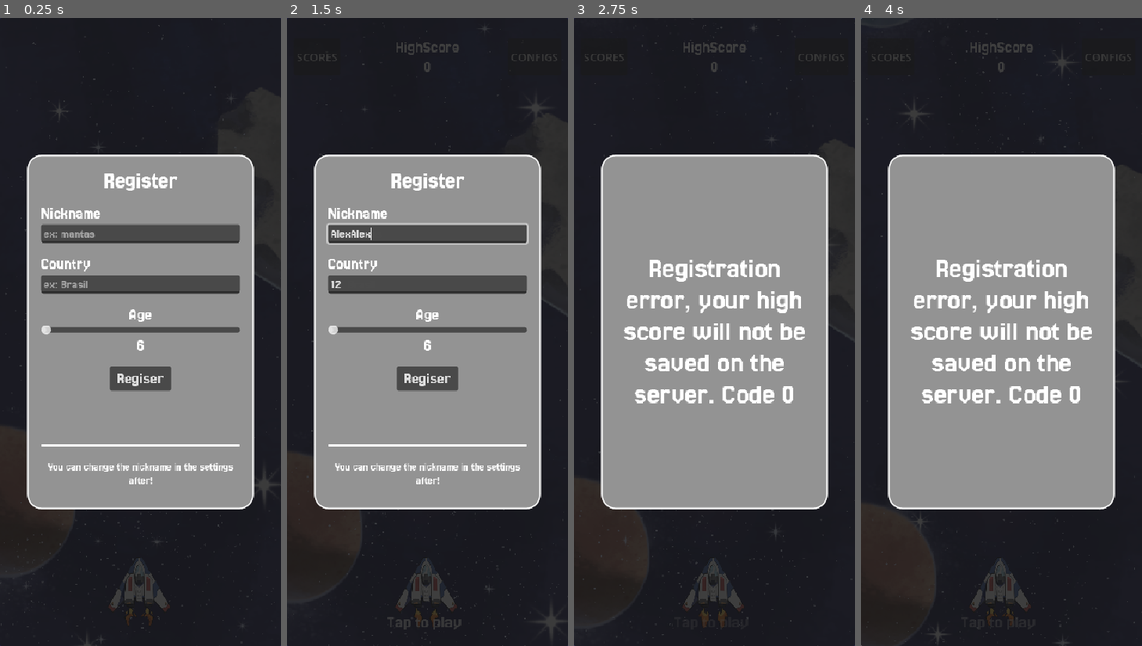
Above: before the commit, frames 1-4 (left to right).
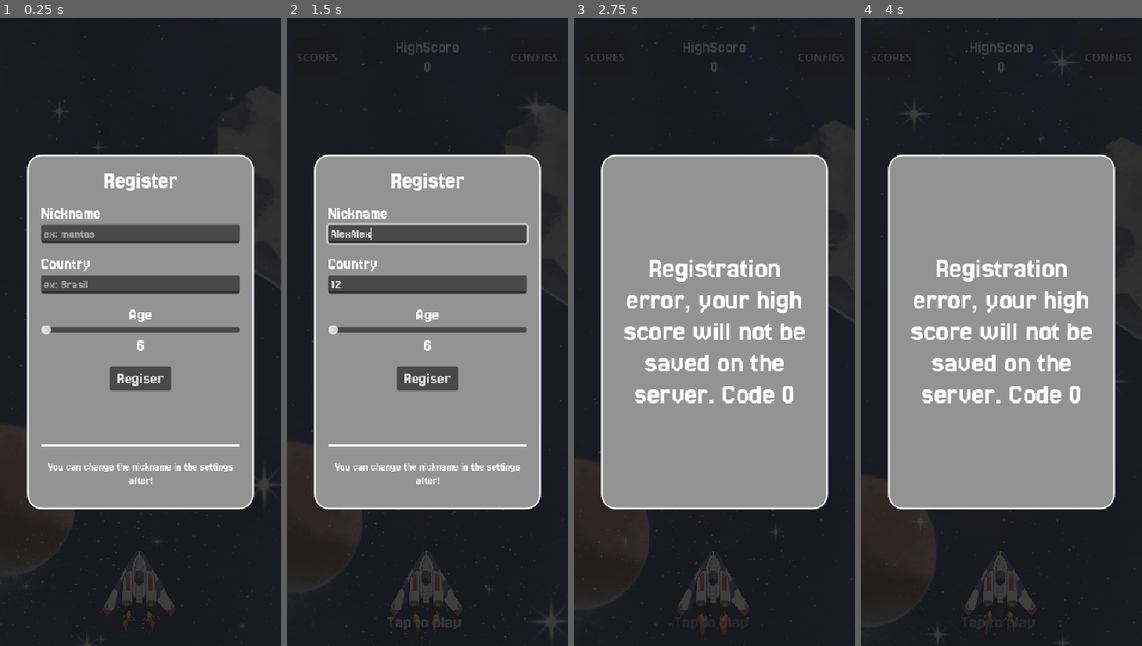
Above: after the commit, the same moments.

Repository: Juawo/space-shooter
Game: Godot game, scene res://scenes/game/main.tscn
The game is run twice, just before and just after one commit, with the same random seed, the same clock (stepped at 60 frames per second) and the same inputs. The engine's default icon, where the game draws it, is replaced by a stand-in: a white triangle on a blue panel in a dark square.
Inputs (mouse positions are in pixels of both pictures, inside the frame that each line leads up to):
- Up to frame 1 (0.25 s): no input
- Up to frame 2 (1.5 s): click (427, 231) at 0.52 s; type "Alex" at 0.6 s; click (427, 281) at 0.75 s; type "12" at 0.83 s; click (427, 231) at 0.98 s; type "Alex" at 1.07 s; click "SCORES" at 1.25 s
- Up to frame 3 (2.75 s): click "Regiser" at 2 s
- Up to frame 4 (4 s): click "CONFIGS" at 2.75 s; tap Enter at 3.5 s; move the mouse to (1001, 332) at 3.52 s; hold Right (ui_right) from 3.53 s (still down); click (1001, 332) at 3.67 s

The runs differ from the first frame. In frame 1, 0.6% of the frame differs, in the area x 36-100%, y 40-98%; in frame 2, 0.6%; in frame 3, 0.7%; in frame 4, 0.7%, in the area x 0-100%, y 0-100%.

Commit message:
feat: update background layers and player settings for improved visuals and performance

Diff:
--- a/scenes/game/background/background_layered.tscn
+++ b/scenes/game/background/background_layered.tscn
@@ -20,7 +20,7 @@
 [node name="layer2" type="Parallax2D" parent="."]
 scroll_scale = Vector2(0, 0.3)
 repeat_size = Vector2(0, 1834)
-autoscroll = Vector2(0, 30)
+autoscroll = Vector2(0, 20)
 ignore_camera_scroll = true
 
 [node name="Sprite2D" type="Sprite2D" parent="layer2"]
--- a/scenes/game/player/player.tscn
+++ b/scenes/game/player/player.tscn
@@ -123,7 +123,7 @@
 "duration": 1.0,
 "texture": ExtResource("26_30wld")
 }],
-"loop": true,
+"loop": false,
 "name": &"muzzle_flash",
 "speed": 20.0
 }]
@@ -134,6 +134,7 @@
 [node name="Player" type="CharacterBody2D"]
 process_mode = 1
 z_index = 10
+scale = Vector2(1.2, 1.2)
 collision_mask = 26
 script = ExtResource("1_1hecf")
 
@@ -151,6 +152,7 @@
 frame_progress = 0.33490074
 
 [node name="muzzle_flash_animation" type="AnimatedSprite2D" parent="."]
+process_mode = 3
 visible = false
 position = Vector2(0, -87)
 sprite_frames = SubResource("SpriteFrames_82yl3")
@@ -158,15 +160,15 @@
 
 [node name="Sprite" type="Sprite2D" parent="."]
 visible = false
-position = Vector2(-5.9604645e-08, 0)
-scale = Vector2(5, 5)
+position = Vector2(0, -0.41666198)
+scale = Vector2(6.1111107, 5.7222223)
 texture = ExtResource("1_apxxd")
 
 [node name="Hitbox" type="Area2D" parent="."]
 collision_mask = 10
 
 [node name="CollisionShape2D" type="CollisionShape2D" parent="Hitbox"]
-position = Vector2(1, -11.5)
+position = Vector2(3.500003, -17.33333)
 shape = SubResource("RectangleShape2D_t5cse")
 debug_color = Color(0.9353768, 2.0311178e-05, 0.63873893, 0.41960785)
 
--- a/scenes/ui/Settings/settings.tscn
+++ b/scenes/ui/Settings/settings.tscn
@@ -1,9 +1,10 @@
-[gd_scene load_steps=9 format=3 uid="uid://bcj3rjhiu6pbd"]
+[gd_scene load_steps=10 format=3 uid="uid://bcj3rjhiu6pbd"]
 
 [ext_resource type="Script" uid="uid://bpl058yad5e01" path="res://scripts/ui/Settings/settings.gd" id="1_gxyng"]
 [ext_resource type="PackedScene" uid="uid://set2xcrxaxm8" path="res://scenes/game/background/background.tscn" id="1_ts13i"]
 [ext_resource type="FontFile" uid="uid://d30hgfkq7jl3v" path="res://assets/ui/fonts/Jersey_25/Jersey25-Regular.ttf" id="2_83c71"]
 [ext_resource type="ButtonGroup" uid="uid://ufcbx7y462q8" path="res://scenes/ui/Settings/controlbuttongroup.tres" id="4_w3asu"]
+[ext_resource type="PackedScene" uid="uid://crrtm6jpxvoqw" path="res://scenes/game/background/background_layered.tscn" id="5_c5h6l"]
 
 [sub_resource type="StyleBoxFlat" id="StyleBoxFlat_j8eje"]
 bg_color = Color(0.44313726, 0.44313726, 0.44705883, 0.80784315)
@@ -52,6 +53,10 @@
 script = ExtResource("1_gxyng")
 
 [node name="background" parent="." instance=ExtResource("1_ts13i")]
+visible = false
+
+[node name="background_parallax" parent="." instance=ExtResource("5_c5h6l")]
+position = Vector2(207, 0)
 
 [node name="VBoxContainer" type="VBoxContainer" parent="."]
 layout_mode = 1
